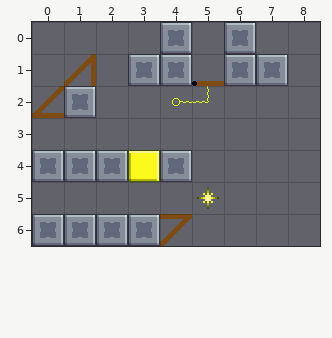
Tiled map (JSON), stored at Assets/Level_Editor/TileMap/Room_2.tmj. That is the earlier state.
Cells are 32x32 px. Shown: x 0..8, y 0..6.
The result:
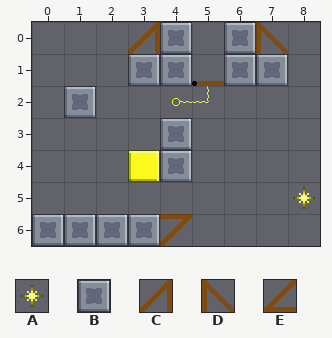
Key: from "tileSet": A 20, B 33, C 106, D 107, E 108.
_ is an empty cell, . an unchanged one.
The exact change:
--- layer "Blocks"
@@ x 0..7 @@
-0 ..._..._
-1 .C......
-2 E.......
-3 ...._...
-4 BBB.....
+0 ...C...D
+1 ._......
+2 _.......
+3 ....B...
+4 ___.....
--- layer "Overlap"
@@ x 5..8 @@
-5 A.._
+5 _..A
